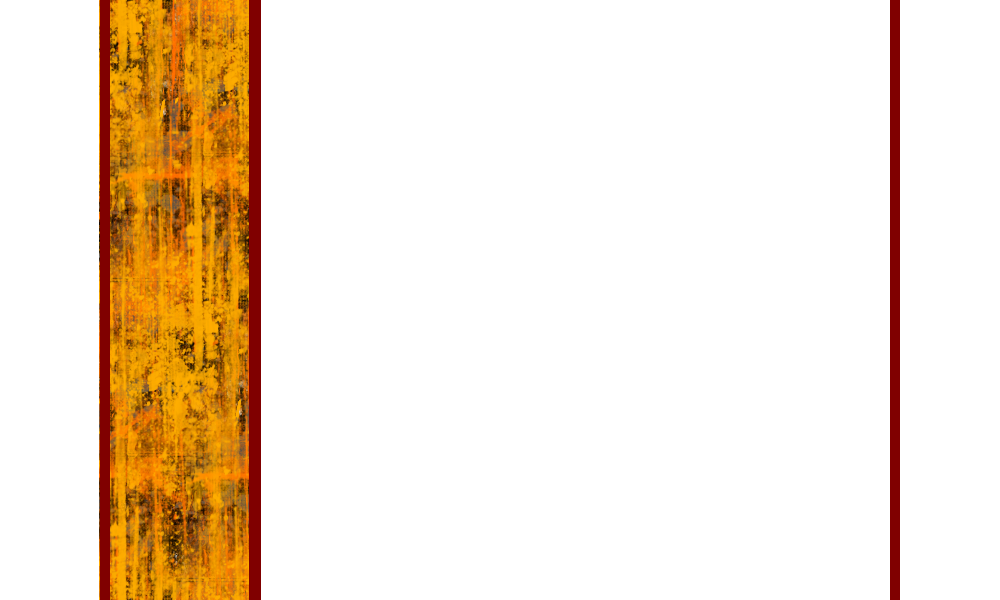
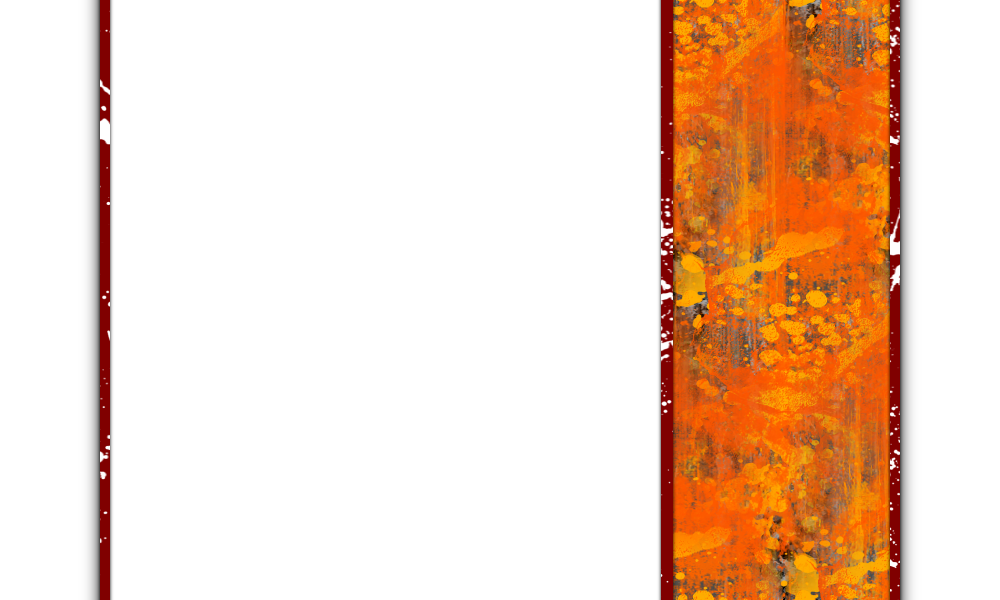
Revision of a layered 1000 × 600 image; what changed, layer by layer:
moved "Nouveau calque" above "Nouveau calque#3", painted on it over [99, 0, 900, 600]
added layer "Nouveau calque#3" above "Nouveau calque#2" over [100, 0, 900, 600]
painted on "Nouveau calque#2" over [95, 0, 905, 600]
removed layer "Nouveau calque#1" over [100, 0, 900, 600]
added layer "Copie de Arrière-plan" over [82, 0, 918, 600]
